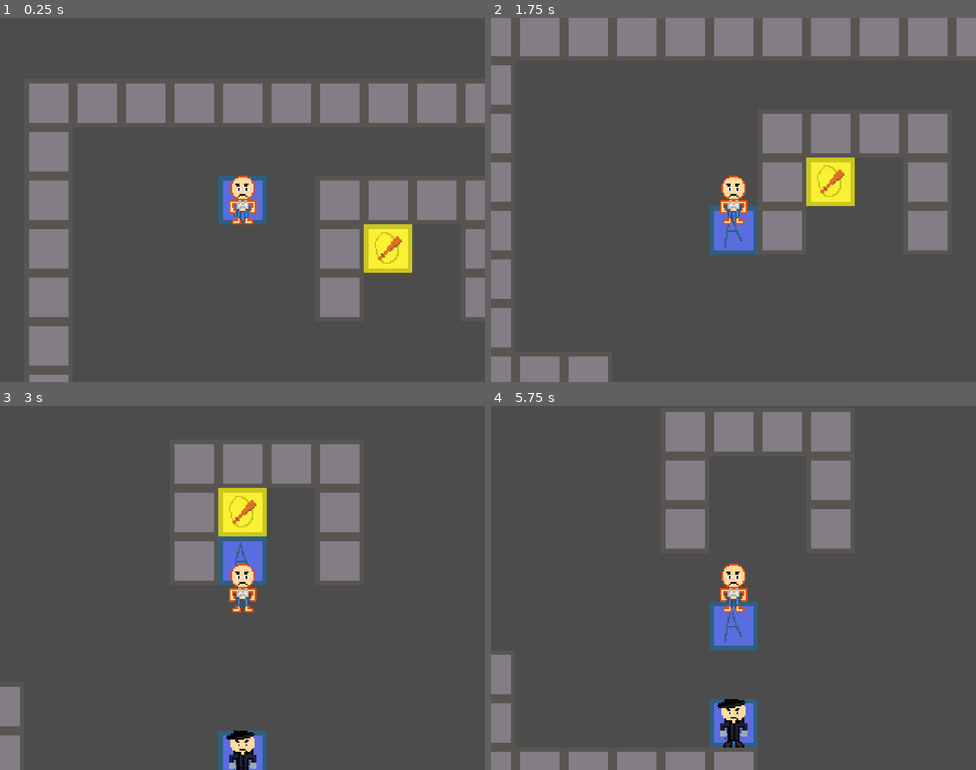
Above: before the commit, frames 1-4 (two rows, left to right).
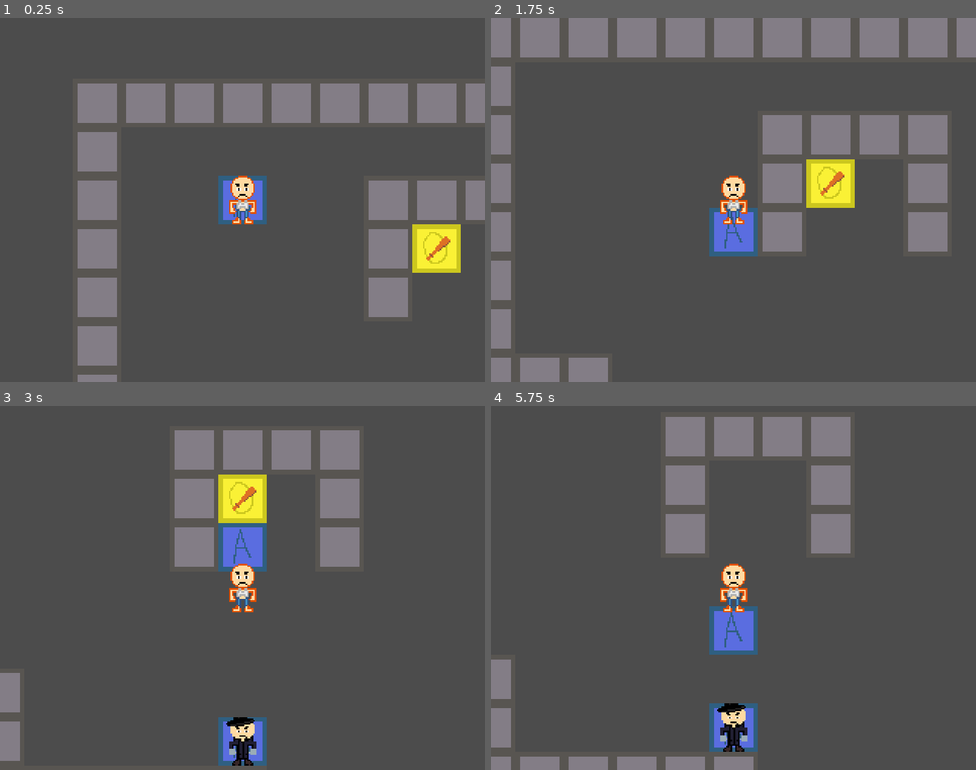
Above: after the commit, the same moments.

Repository: IgorGRBR/ldjam45thiingy
Game: Godot game, scene res://Game.tscn
Same seed, same stepped clock (60 frames per second), same inputs: the game is played once before the commit and once after it.
Inputs:
- Up to frame 1 (0.25 s): no input
- Up to frame 2 (1.75 s): tap Enter at 0.5 s; hold Right (ui_right) 0.53-1.28 s; hold Down (ui_down) from 1.28 s (still down)
- Up to frame 3 (3 s): release Down (ui_down) at 2.03 s; hold Right (ui_right) 2.03-2.78 s; hold Up (ui_up) from 2.78 s (still down)
- Up to frame 4 (5.75 s): release Up (ui_up) at 3.53 s; hold Left (ui_left) 3.53-5.03 s; tap Space at 4.25 s; tap Enter at 5 s; hold Down (ui_down) from 5.03 s (still down)

The runs differ from the first frame. In frame 1, 17% of the frame differs, in the area x 6-100%, y 18-100%; in frame 2, 1.4%; in frame 3, 7.0%; in frame 4, 3.7%.

Commit message:
Fixed jumpy player sprites

Diff:
--- a/Game.tscn
+++ b/Game.tscn
@@ -19,10 +19,10 @@
 }
 
 [node name="Player" parent="Grid" instance=ExtResource( 3 )]
-position = Vector2( 129.221, 95.1751 )
+position = Vector2( 125.475, 95.5156 )
 
 [node name="BatItem" parent="Grid" instance=ExtResource( 4 )]
-position = Vector2( 246.062, 110.651 )
+position = Vector2( 238.57, 110.991 )
 
 [node name="Dude" parent="Grid" instance=ExtResource( 5 )]
 position = Vector2( 235.229, 263.086 )
--- a/actors/Player.gd
+++ b/actors/Player.gd
@@ -19,13 +19,12 @@
 	# and animate the sprite moving from the start to the target cell
 	var move_direction = (target_position - position).normalized()
 	$Tween.interpolate_property($Sprite, "position", - move_direction * 32, Vector2(), 0.3, Tween.TRANS_LINEAR, Tween.EASE_IN)
+	$Sprite.position -= position - move_direction * 32
 	position = target_position
-
 	$Tween.start()
 
 	# Stop the function execution until the animation finished
-	yield($Tween, "tween_completed")
-
+	yield($Tween, "tween_all_completed")
 	set_process(true)
 
 
--- a/project.godot
+++ b/project.godot
@@ -26,6 +26,7 @@
 window/stretch/mode="viewport"
 window/stretch/aspect="keep_height"
 window/stretch/shrink=3.2
+window/vsync=false
 
 [global]
 
Not shown, added: export_presets.cfg
